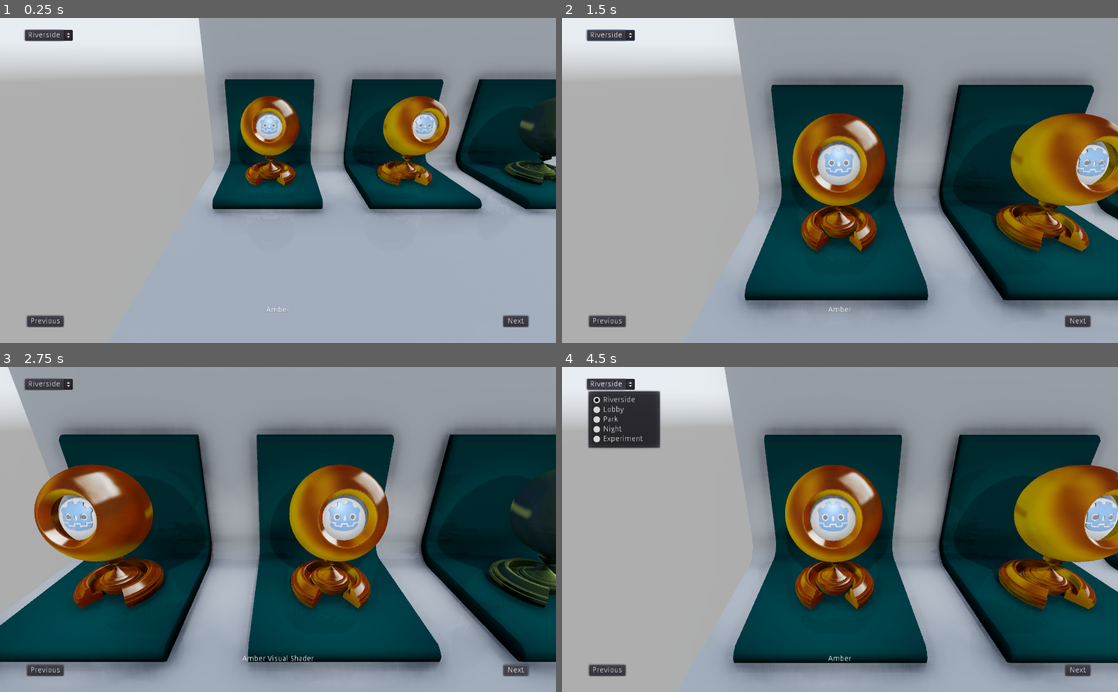
Above: before the commit, frames 1-4 (two rows, left to right).
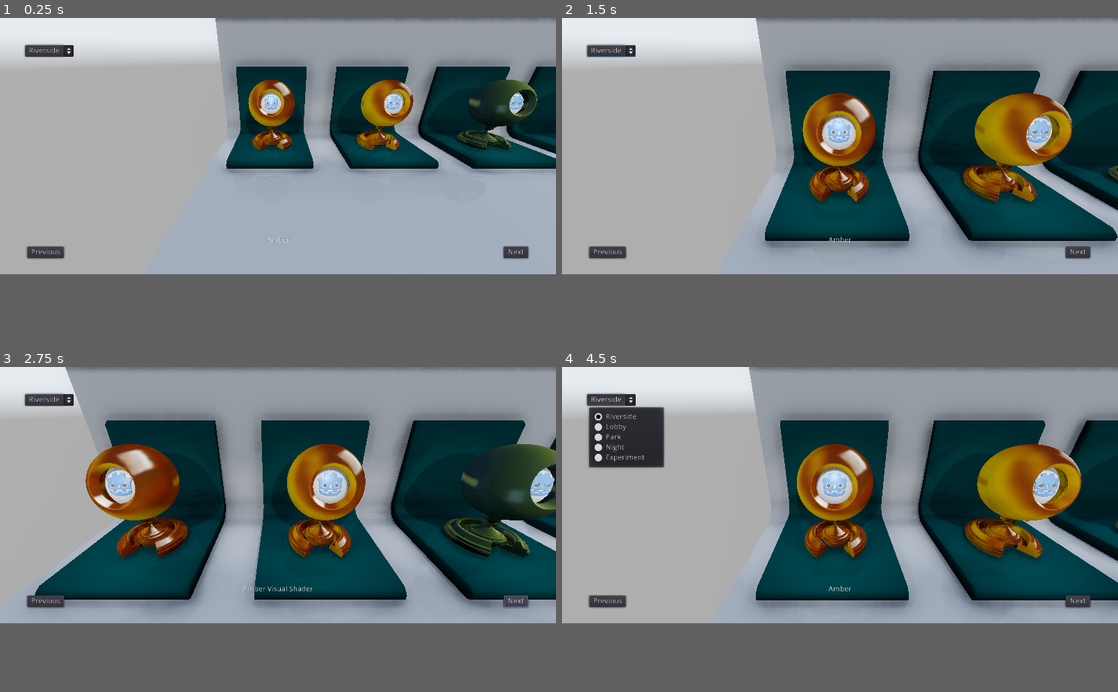
Above: after the commit, the same moments.

Repository: godot-extended-libraries/godot-mat-cap
Game: Godot game, scene res://material_tester/scene/tester.tscn
Two runs of this game, one before a commit and one after it. Both use one fixed random seed, a clock stepped at 60 frames per second and the inputs below. A sky picture missing from this copy of the repository is replaced by a grey-blue gradient.
Inputs:
- Up to frame 1 (0.25 s): no input
- Up to frame 2 (1.5 s): click "Riverside" at 0.5 s; click "Next" at 1.25 s
- Up to frame 3 (2.75 s): click "Next" at 2 s
- Up to frame 4 (4.5 s): click "Previous" at 2.75 s; click "Previous" at 3.5 s; click "Riverside" at 4.25 s
In our replay, the window is 800x468 before the commit and 800x369 after it. These sizes can differ from the game's own. Grey fills any space a smaller window leaves; there, only what the larger window draws over its background counts as a difference.

The runs differ from the first frame. In frame 1, 25% of the frame differs, in the area x 0-100%, y 0-96%; in frame 2, 43%; in frame 3, 58%, in the area x 0-100%, y 0-100%; in frame 4, 47%.

Commit message:
Change settings for mobile.

Diff:
--- a/material_tester/scene/tester.tscn
+++ b/material_tester/scene/tester.tscn
@@ -215,15 +215,175 @@
 anchor_bottom = 1.0
 mouse_filter = 2
 
+[node name="VBoxContainer2" type="VBoxContainer" parent="ui"]
+anchor_right = 1.0
+margin_bottom = 104.0
+
+[node name="HBoxContainer4" type="HBoxContainer" parent="ui/VBoxContainer2"]
+editor/display_folded = true
+margin_right = 1792.0
+margin_bottom = 80.0
+rect_min_size = Vector2( 0, 80 )
+size_flags_horizontal = 3
+size_flags_vertical = 3
+
+[node name="MarginContainer2" type="MarginContainer" parent="ui/VBoxContainer2/HBoxContainer4"]
+margin_bottom = 80.0
+
+[node name="label" type="Label" parent="ui/VBoxContainer2/HBoxContainer4"]
+margin_left = 4.0
+margin_right = 1788.0
+margin_bottom = 14.0
+size_flags_horizontal = 3
+size_flags_vertical = 0
+align = 1
+
+[node name="MarginContainer" type="MarginContainer" parent="ui/VBoxContainer2/HBoxContainer4"]
+margin_left = 1792.0
+margin_right = 1792.0
+margin_bottom = 80.0
+
+[node name="HBoxContainer" type="HBoxContainer" parent="ui/VBoxContainer2"]
+editor/display_folded = true
+margin_top = 84.0
+margin_right = 1792.0
+margin_bottom = 164.0
+size_flags_horizontal = 3
+
+[node name="MarginContainer3" type="MarginContainer" parent="ui/VBoxContainer2/HBoxContainer"]
+margin_right = 83.0
+margin_bottom = 80.0
+size_flags_horizontal = 3
+
+[node name="bg" type="OptionButton" parent="ui/VBoxContainer2/HBoxContainer"]
+margin_left = 87.0
+margin_right = 128.0
+margin_bottom = 80.0
+rect_min_size = Vector2( 41, 0 )
+
+[node name="MarginContainer" type="MarginContainer" parent="ui/VBoxContainer2/HBoxContainer"]
+margin_left = 132.0
+margin_right = 215.0
+margin_bottom = 80.0
+size_flags_horizontal = 3
+
+[node name="MarginContainer11" type="MarginContainer" parent="ui/VBoxContainer2/HBoxContainer"]
+margin_left = 219.0
+margin_right = 302.0
+margin_bottom = 80.0
+size_flags_horizontal = 3
+
+[node name="MarginContainer8" type="MarginContainer" parent="ui/VBoxContainer2/HBoxContainer"]
+margin_left = 306.0
+margin_right = 389.0
+margin_bottom = 80.0
+size_flags_horizontal = 3
+
+[node name="MarginContainer12" type="MarginContainer" parent="ui/VBoxContainer2/HBoxContainer"]
+margin_left = 393.0
+margin_right = 476.0
+margin_bottom = 80.0
+size_flags_horizontal = 3
+
+[node name="MarginContainer9" type="MarginContainer" parent="ui/VBoxContainer2/HBoxContainer"]
+margin_left = 480.0
+margin_right = 563.0
+margin_bottom = 80.0
+size_flags_horizontal = 3
+
+[node name="MarginContainer13" type="MarginContainer" parent="ui/VBoxContainer2/HBoxContainer"]
+margin_left = 567.0
+margin_right = 650.0
+margin_bottom = 80.0
+size_flags_horizontal = 3
+
+[node name="MarginContainer5" type="MarginContainer" parent="ui/VBoxContainer2/HBoxContainer"]
+margin_left = 654.0
+margin_right = 737.0
+margin_bottom = 80.0
+size_flags_horizontal = 3
+
+[node name="MarginContainer14" type="MarginContainer" parent="ui/VBoxContainer2/HBoxContainer"]
+margin_left = 741.0
+margin_right = 824.0
+margin_bottom = 80.0
+size_flags_horizontal = 3
+
+[node name="MarginContainer20" type="MarginContainer" parent="ui/VBoxContainer2/HBoxContainer"]
+margin_left = 828.0
+margin_right = 911.0
+margin_bottom = 80.0
+size_flags_horizontal = 3
+
+[node name="MarginContainer2" type="MarginContainer" parent="ui/VBoxContainer2/HBoxContainer"]
+margin_left = 915.0
+margin_right = 998.0
+margin_bottom = 80.0
+size_flags_horizontal = 3
+
+[node name="MarginContainer15" type="MarginContainer" parent="ui/VBoxContainer2/HBoxContainer"]
+margin_left = 1002.0
+margin_right = 1085.0
+margin_bottom = 80.0
+size_flags_horizontal = 3
+
+[node name="MarginContainer10" type="MarginContainer" parent="ui/VBoxContainer2/HBoxContainer"]
+margin_left = 1089.0
+margin_right = 1172.0
+margin_bottom = 80.0
+size_flags_horizontal = 3
+
+[node name="MarginContainer17" type="MarginContainer" parent="ui/VBoxContainer2/HBoxContainer"]
+margin_left = 1176.0
+margin_right = 1259.0
+margin_bottom = 80.0
+size_flags_horizontal = 3
+
+[node name="MarginContainer6" type="MarginContainer" parent="ui/VBoxContainer2/HBoxContainer"]
+margin_left = 1263.0
+margin_right = 1346.0
+margin_bottom = 80.0
+size_flags_horizontal = 3
+
+[node name="MarginContainer18" type="MarginContainer" parent="ui/VBoxContainer2/HBoxContainer"]
+margin_left = 1350.0
+margin_right = 1433.0
+margin_bottom = 80.0
+size_flags_horizontal = 3
+
+[node name="MarginContainer7" type="MarginContainer" parent="ui/VBoxContainer2/HBoxContainer"]
+margin_left = 1437.0
+margin_right = 1520.0
+margin_bottom = 80.0
+size_flags_horizontal = 3
+
+[node name="MarginContainer16" type="MarginContainer" parent="ui/VBoxContainer2/HBoxContainer"]
+margin_left = 1524.0
+margin_right = 1607.0
+margin_bottom = 80.0
+size_flags_horizontal = 3
+
+[node name="MarginContainer4" type="MarginContainer" parent="ui/VBoxContainer2/HBoxContainer"]
+margin_left = 1611.0
+margin_right = 1694.0
+margin_bottom = 80.0
+size_flags_horizontal = 3
+
+[node name="MarginContainer19" type="MarginContainer" parent="ui/VBoxContainer2/HBoxContainer"]
+margin_left = 1698.0
+margin_right = 1792.0
+margin_bottom = 80.0
+size_flags_horizontal = 3
+
 [node name="VBoxContainer" type="VBoxContainer" parent="ui"]
 anchor_top = 1.0
 anchor_right = 1.0
 anchor_bottom = 1.0
-margin_top = -68.0
-margin_bottom = -12.0
+margin_top = -122.0
 
 [node name="HBoxContainer2" type="HBoxContainer" parent="ui/VBoxContainer"]
-margin_right = 1024.0
+editor/display_folded = true
+margin_right = 1792.0
 margin_bottom = 14.0
 
 [node name="MarginContainer2" type="MarginContainer" parent="ui/VBoxContainer/HBoxContainer2"]
@@ -231,281 +391,171 @@
 
 [node name="label" type="Label" parent="ui/VBoxContainer/HBoxContainer2"]
 margin_left = 4.0
-margin_right = 1020.0
+margin_right = 1788.0
 margin_bottom = 14.0
 size_flags_horizontal = 3
 size_flags_vertical = 0
 align = 1
 
 [node name="MarginContainer" type="MarginContainer" parent="ui/VBoxContainer/HBoxContainer2"]
-margin_left = 1024.0
-margin_right = 1024.0
+margin_left = 1792.0
+margin_right = 1792.0
 margin_bottom = 14.0
 
 [node name="HBoxContainer" type="HBoxContainer" parent="ui/VBoxContainer"]
+editor/display_folded = true
 margin_top = 18.0
-margin_right = 1024.0
+margin_right = 1792.0
 margin_bottom = 38.0
 size_flags_horizontal = 3
 
 [node name="MarginContainer3" type="MarginContainer" parent="ui/VBoxContainer/HBoxContainer"]
-margin_right = 46.0
+margin_right = 85.0
 margin_bottom = 20.0
 size_flags_horizontal = 3
 
 [node name="prev" type="Button" parent="ui/VBoxContainer/HBoxContainer"]
-margin_left = 50.0
-margin_right = 117.0
+margin_left = 89.0
+margin_right = 174.0
 margin_bottom = 20.0
 size_flags_horizontal = 3
 size_flags_vertical = 3
 text = "Previous"
 
 [node name="MarginContainer" type="MarginContainer" parent="ui/VBoxContainer/HBoxContainer"]
-margin_left = 121.0
-margin_right = 167.0
+margin_left = 178.0
+margin_right = 263.0
 margin_bottom = 20.0
 size_flags_horizontal = 3
 
 [node name="MarginContainer11" type="MarginContainer" parent="ui/VBoxContainer/HBoxContainer"]
-margin_left = 171.0
-margin_right = 217.0
+margin_left = 267.0
+margin_right = 352.0
 margin_bottom = 20.0
 size_flags_horizontal = 3
 
 [node name="MarginContainer8" type="MarginContainer" parent="ui/VBoxContainer/HBoxContainer"]
-margin_left = 221.0
-margin_right = 267.0
+margin_left = 356.0
+margin_right = 441.0
 margin_bottom = 20.0
 size_flags_horizontal = 3
 
 [node name="MarginContainer12" type="MarginContainer" parent="ui/VBoxContainer/HBoxContainer"]
-margin_left = 271.0
-margin_right = 317.0
+margin_left = 445.0
+margin_right = 530.0
 margin_bottom = 20.0
 size_flags_horizontal = 3
 
 [node name="MarginContainer9" type="MarginContainer" parent="ui/VBoxContainer/HBoxContainer"]
-margin_left = 321.0
-margin_right = 367.0
+margin_left = 534.0
+margin_right = 619.0
 margin_bottom = 20.0
 size_flags_horizontal = 3
 
 [node name="MarginContainer13" type="MarginContainer" parent="ui/VBoxContainer/HBoxContainer"]
-margin_left = 371.0
-margin_right = 417.0
+margin_left = 623.0
+margin_right = 708.0
 margin_bottom = 20.0
 size_flags_horizontal = 3
 
 [node name="MarginContainer5" type="MarginContainer" parent="ui/VBoxContainer/HBoxContainer"]
-margin_left = 421.0
-margin_right = 467.0
+margin_left = 712.0
+margin_right = 797.0
 margin_bottom = 20.0
 size_flags_horizontal = 3
 
 [node name="MarginContainer14" type="MarginContainer" parent="ui/VBoxContainer/HBoxContainer"]
-margin_left = 471.0
-margin_right = 517.0
+margin_left = 801.0
+margin_right = 886.0
 margin_bottom = 20.0
 size_flags_horizontal = 3
 
 [node name="MarginContainer2" type="MarginContainer" parent="ui/VBoxContainer/HBoxContainer"]
-margin_left = 521.0
-margin_right = 567.0
+margin_left = 890.0
+margin_right = 975.0
 margin_bottom = 20.0
 size_flags_horizontal = 3
 
 [node name="MarginContainer15" type="MarginContainer" parent="ui/VBoxContainer/HBoxContainer"]
-margin_left = 571.0
-margin_right = 617.0
+margin_left = 979.0
+margin_right = 1064.0
 margin_bottom = 20.0
 size_flags_horizontal = 3
 
 [node name="MarginContainer10" type="MarginContainer" parent="ui/VBoxContainer/HBoxContainer"]
-margin_left = 621.0
-margin_right = 667.0
+margin_left = 1068.0
+margin_right = 1153.0
 margin_bottom = 20.0
 size_flags_horizontal = 3
 
 [node name="MarginContainer17" type="MarginContainer" parent="ui/VBoxContainer/HBoxContainer"]
-margin_left = 671.0
-margin_right = 717.0
+margin_left = 1157.0
+margin_right = 1242.0
 margin_bottom = 20.0
 size_flags_horizontal = 3
 
 [node name="MarginContainer6" type="MarginContainer" parent="ui/VBoxContainer/HBoxContainer"]
-margin_left = 721.0
-margin_right = 767.0
+margin_left = 1246.0
+margin_right = 1331.0
 margin_bottom = 20.0
 size_flags_horizontal = 3
 
 [node name="MarginContainer18" type="MarginContainer" parent="ui/VBoxContainer/HBoxContainer"]
-margin_left = 771.0
-margin_right = 817.0
+margin_left = 1335.0
+margin_right = 1420.0
 margin_bottom = 20.0
 size_flags_horizontal = 3
 
 [node name="MarginContainer7" type="MarginContainer" parent="ui/VBoxContainer/HBoxContainer"]
-margin_left = 821.0
-margin_right = 867.0
+margin_left = 1424.0
+margin_right = 1509.0
 margin_bottom = 20.0
 size_flags_horizontal = 3
 
 [node name="MarginContainer16" type="MarginContainer" parent="ui/VBoxContainer/HBoxContainer"]
-margin_left = 871.0
-margin_right = 917.0
+margin_left = 1513.0
+margin_right = 1598.0
 margin_bottom = 20.0
 size_flags_horizontal = 3
 
 [node name="next" type="Button" parent="ui/VBoxContainer/HBoxContainer"]
-margin_left = 921.0
-margin_right = 967.0
+margin_left = 1602.0
+margin_right = 1687.0
 margin_bottom = 20.0
 size_flags_horizontal = 3
 size_flags_vertical = 5
 text = "Next"
 
 [node name="MarginContainer4" type="MarginContainer" parent="ui/VBoxContainer/HBoxContainer"]
-margin_left = 971.0
-margin_right = 1024.0
-margin_bottom = 20.0
-size_flags_horizontal = 3
-
-[node name="VBoxContainer2" type="VBoxContainer" parent="ui"]
-anchor_right = 1.0
-margin_top = 21.98
-margin_right = -0.000244141
-margin_bottom = 41.98
-
-[node name="HBoxContainer" type="HBoxContainer" parent="ui/VBoxContainer2"]
-margin_right = 1023.0
-margin_bottom = 20.0
-size_flags_horizontal = 3
-
-[node name="MarginContainer3" type="MarginContainer" parent="ui/VBoxContainer2/HBoxContainer"]
-margin_right = 45.0
-margin_bottom = 20.0
-size_flags_horizontal = 3
-
-[node name="bg" type="OptionButton" parent="ui/VBoxContainer2/HBoxContainer"]
-margin_left = 49.0
-margin_right = 90.0
-margin_bottom = 20.0
-rect_min_size = Vector2( 41, 0 )
-
-[node name="MarginContainer" type="MarginContainer" parent="ui/VBoxContainer2/HBoxContainer"]
-margin_left = 94.0
-margin_right = 139.0
-margin_bottom = 20.0
-size_flags_horizontal = 3
-
-[node name="MarginContainer11" type="MarginContainer" parent="ui/VBoxContainer2/HBoxContainer"]
-margin_left = 143.0
-margin_right = 188.0
-margin_bottom = 20.0
-size_flags_horizontal = 3
-
-[node name="MarginContainer8" type="MarginContainer" parent="ui/VBoxContainer2/HBoxContainer"]
-margin_left = 192.0
-margin_right = 237.0
-margin_bottom = 20.0
-size_flags_horizontal = 3
-
-[node name="MarginContainer12" type="MarginContainer" parent="ui/VBoxContainer2/HBoxContainer"]
-margin_left = 241.0
-margin_right = 286.0
-margin_bottom = 20.0
-size_flags_horizontal = 3
-
-[node name="MarginContainer9" type="MarginContainer" parent="ui/VBoxContainer2/HBoxContainer"]
-margin_left = 290.0
-margin_right = 335.0
-margin_bottom = 20.0
-size_flags_horizontal = 3
-
-[node name="MarginContainer13" type="MarginContainer" parent="ui/VBoxContainer2/HBoxContainer"]
-margin_left = 339.0
-margin_right = 384.0
-margin_bottom = 20.0
-size_flags_horizontal = 3
-
-[node name="MarginContainer5" type="MarginContainer" parent="ui/VBoxContainer2/HBoxContainer"]
-margin_left = 388.0
-margin_right = 433.0
-margin_bottom = 20.0
-size_flags_horizontal = 3
-
-[node name="MarginContainer14" type="MarginContainer" parent="ui/VBoxContainer2/HBoxContainer"]
-margin_left = 437.0
-margin_right = 482.0
-margin_bottom = 20.0
-size_flags_horizontal = 3
-
-[node name="MarginContainer20" type="MarginContainer" parent="ui/VBoxContainer2/HBoxContainer"]
-margin_left = 486.0
-margin_right = 531.0
-margin_bottom = 20.0
-size_flags_horizontal = 3
-
-[node name="MarginContainer2" type="MarginContainer" parent="ui/VBoxContainer2/HBoxContainer"]
-margin_left = 535.0
-margin_right = 580.0
-margin_bottom = 20.0
-size_flags_horizontal = 3
-
-[node name="MarginContainer15" type="MarginContainer" parent="ui/VBoxContainer2/HBoxContainer"]
-margin_left = 584.0
-margin_right = 629.0
-margin_bottom = 20.0
-size_flags_horizontal = 3
-
-[node name="MarginContainer10" type="MarginContainer" parent="ui/VBoxContainer2/HBoxContainer"]
-margin_left = 633.0
-margin_right = 678.0
-margin_bottom = 20.0
-size_flags_horizontal = 3
-
-[node name="MarginContainer17" type="MarginContainer" parent="ui/VBoxContainer2/HBoxContainer"]
-margin_left = 682.0
-margin_right = 727.0
-margin_bottom = 20.0
-size_flags_horizontal = 3
-
-[node name="MarginContainer6" type="MarginContainer" parent="ui/VBoxContainer2/HBoxContainer"]
-margin_left = 731.0
-margin_right = 776.0
-margin_bottom = 20.0
-size_flags_horizontal = 3
-
-[node name="MarginContainer18" type="MarginContainer" parent="ui/VBoxContainer2/HBoxContainer"]
-margin_left = 780.0
-margin_right = 825.0
-margin_bottom = 20.0
-size_flags_horizontal = 3
-
-[node name="MarginContainer7" type="MarginContainer" parent="ui/VBoxContainer2/HBoxContainer"]
-margin_left = 829.0
-margin_right = 874.0
-margin_bottom = 20.0
-size_flags_horizontal = 3
-
-[node name="MarginContainer16" type="MarginContainer" parent="ui/VBoxContainer2/HBoxContainer"]
-margin_left = 878.0
-margin_right = 923.0
-margin_bottom = 20.0
-size_flags_horizontal = 3
-
-[node name="MarginContainer4" type="MarginContainer" parent="ui/VBoxContainer2/HBoxContainer"]
-margin_left = 927.0
-margin_right = 972.0
-margin_bottom = 20.0
-size_flags_horizontal = 3
-
-[node name="MarginContainer19" type="MarginContainer" parent="ui/VBoxContainer2/HBoxContainer"]
-margin_left = 976.0
-margin_right = 1023.0
-margin_bottom = 20.0
-size_flags_horizontal = 3
+margin_left = 1691.0
+margin_right = 1792.0
+margin_bottom = 20.0
+size_flags_horizontal = 3
+
+[node name="HBoxContainer3" type="HBoxContainer" parent="ui/VBoxContainer"]
+editor/display_folded = true
+margin_top = 42.0
+margin_right = 1792.0
+margin_bottom = 206.0
+rect_min_size = Vector2( 0, 80 )
+size_flags_horizontal = 3
+size_flags_vertical = 3
+
+[node name="MarginContainer2" type="MarginContainer" parent="ui/VBoxContainer/HBoxContainer3"]
+margin_bottom = 164.0
+
+[node name="label" type="Label" parent="ui/VBoxContainer/HBoxContainer3"]
+margin_left = 4.0
+margin_right = 1788.0
+margin_bottom = 14.0
+size_flags_horizontal = 3
+size_flags_vertical = 0
+align = 1
+
+[node name="MarginContainer" type="MarginContainer" parent="ui/VBoxContainer/HBoxContainer3"]
+margin_left = 1792.0
+margin_right = 1792.0
+margin_bottom = 164.0
+[connection signal="item_selected" from="ui/VBoxContainer2/HBoxContainer/bg" to="." method="_on_bg_item_selected"]
 [connection signal="pressed" from="ui/VBoxContainer/HBoxContainer/prev" to="." method="_on_prev_pressed"]
 [connection signal="pressed" from="ui/VBoxContainer/HBoxContainer/next" to="." method="_on_next_pressed"]
-[connection signal="item_selected" from="ui/VBoxContainer2/HBoxContainer/bg" to="." method="_on_bg_item_selected"]
--- a/project.godot
+++ b/project.godot
@@ -17,11 +17,22 @@
 
 config/name="Material Capture Tester"
 run/main_scene="res://material_tester/scene/tester.tscn"
+run/low_processor_mode=true
 config/icon="res://icon.png"
+
+[display]
+
+window/size/width=1792
+window/size/height=828
+window/dpi/allow_hidpi=true
 
 [gdnative]
 
 singletons=[  ]
+
+[gui]
+
+theme/use_hidpi=true
 
 [memory]
 
@@ -30,12 +41,7 @@
 [rendering]
 
 threads/thread_model=2
-quality/shadows/filter_mode.mobile=2
 quality/reflections/texture_array_reflections.mobile=true
 quality/reflections/high_quality_ggx.mobile=true
-quality/shading/force_vertex_shading.mobile=false
-quality/shading/force_lambert_over_burley.mobile=false
-quality/shading/force_blinn_over_ggx.mobile=false
-quality/filters/msaa=1
 quality/depth/hdr.mobile=true
 quality/msaa=2
